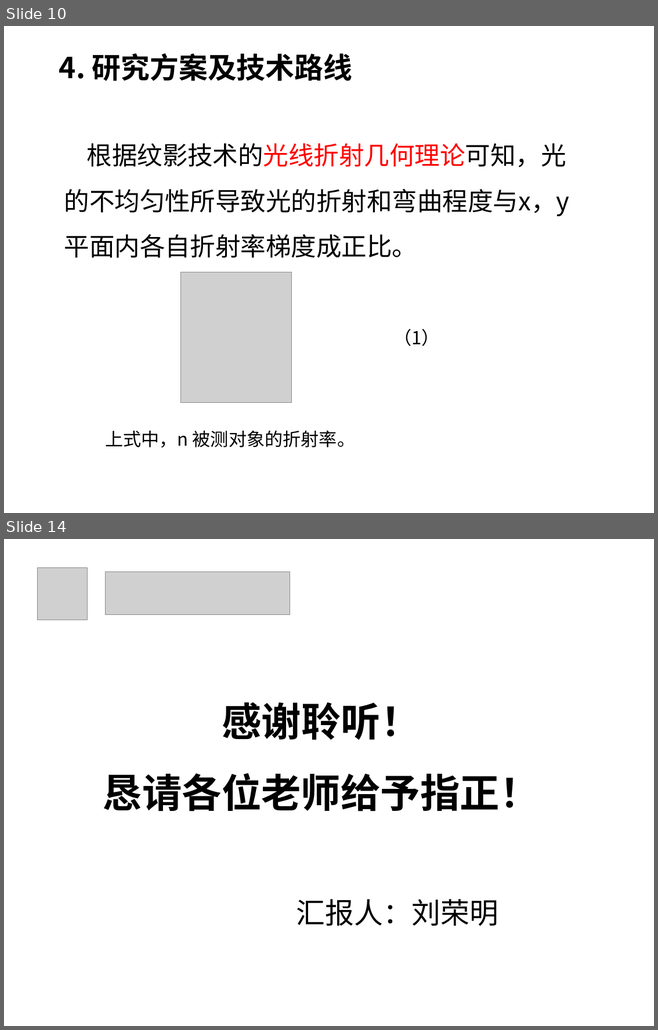
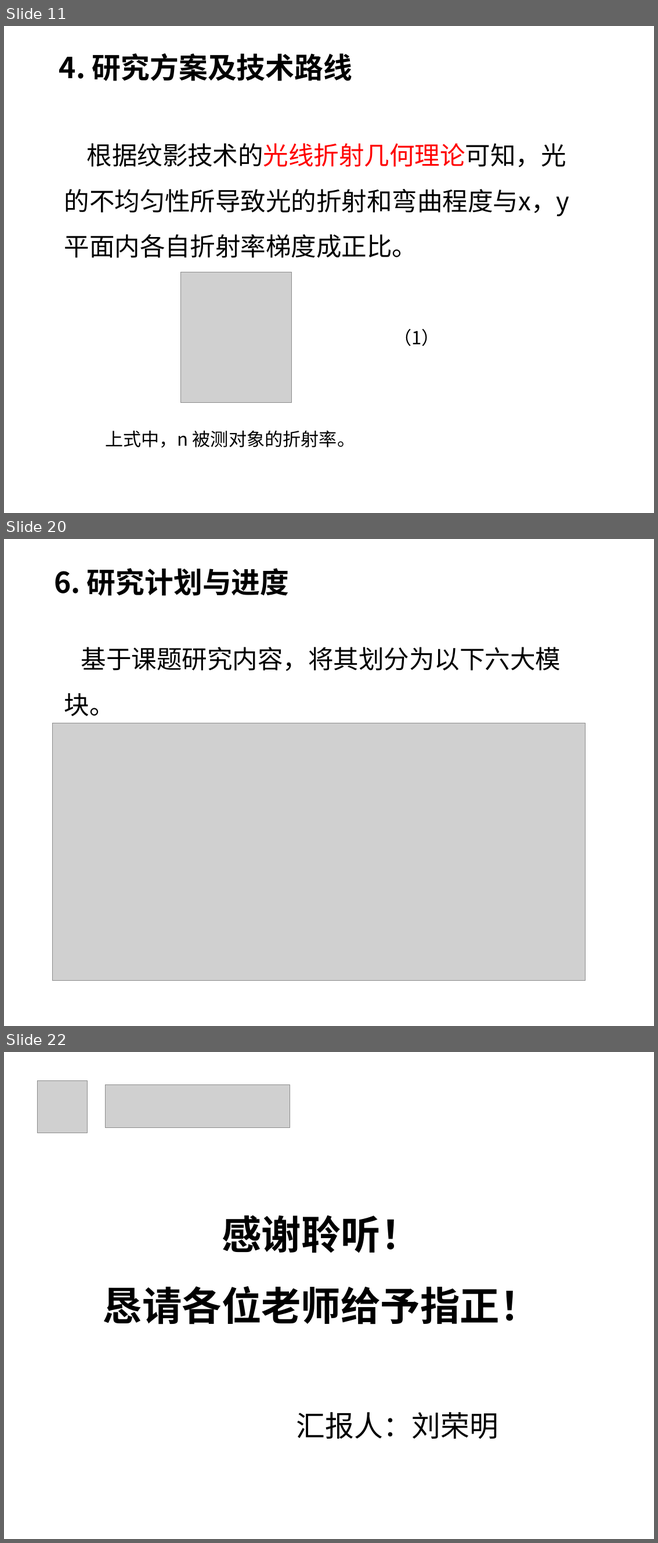
Before and after one commit to Kate-liu/Master-Study, a slide deck: 6-Record/1-开题/开题报告/1816210692-刘荣明.ppt. Shown one above the other, each under a label of ours: slides 10 and 14 before the commit, slides 11, 20 and 22 after it; the slides between them are not shown. The pictures are 658x1030 and 658x1543 pixels, drawn with LibreOffice and Linux fonts; fonts in the diff are those of the drawing; grey boxes stand for pictures; background and template pictures are left out. Boxes give left, top, right and bottom in pixels: in the first picture for what was removed or moved away, otherwise in the second. Text is boxed around its words. In the diff, an @@ line names an element or a change of style, - is before the commit and + after.

```diff
--- a/6-Record/1-开题/开题报告/1816210692-刘荣明.ppt
+++ b/6-Record/1-开题/开题报告/1816210692-刘荣明.ppt
@@ slide 20 added at [4, 539, 654, 1026], background #FFFFFF @@
@@ text added at [54, 568, 289, 596], 32 pt, text #000000, bold @@
+6. 研究计划与进度
@@ text added at [64, 647, 560, 716], 28 pt, text #000000 @@
+基于课题研究内容，将其划分为以下六大模块。
@@ line added from (329, 674) to (329, 896), #FFFFFF 0.51 pt dashed @@
@@ picture added at [52, 723, 585, 981] @@
@@ what was slide 10 is now slide 11 @@
@@ what was slide 14 is now slide 22 @@
```
Also in this commit, not shown: 2 slides changed, 9 other slides added, 2 slides removed, 1 other file.
